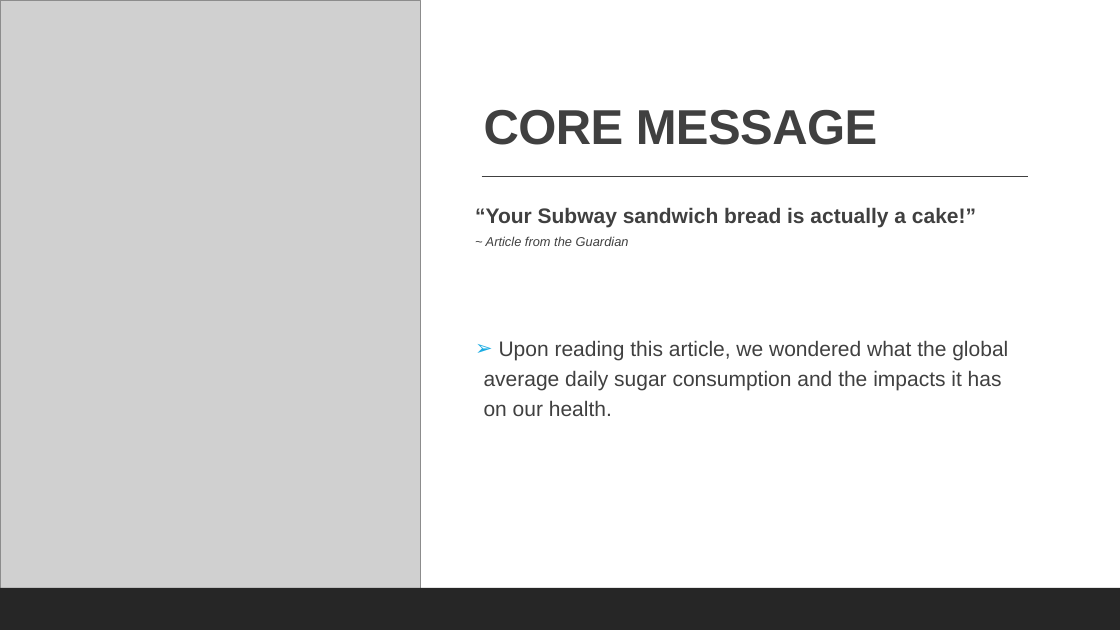
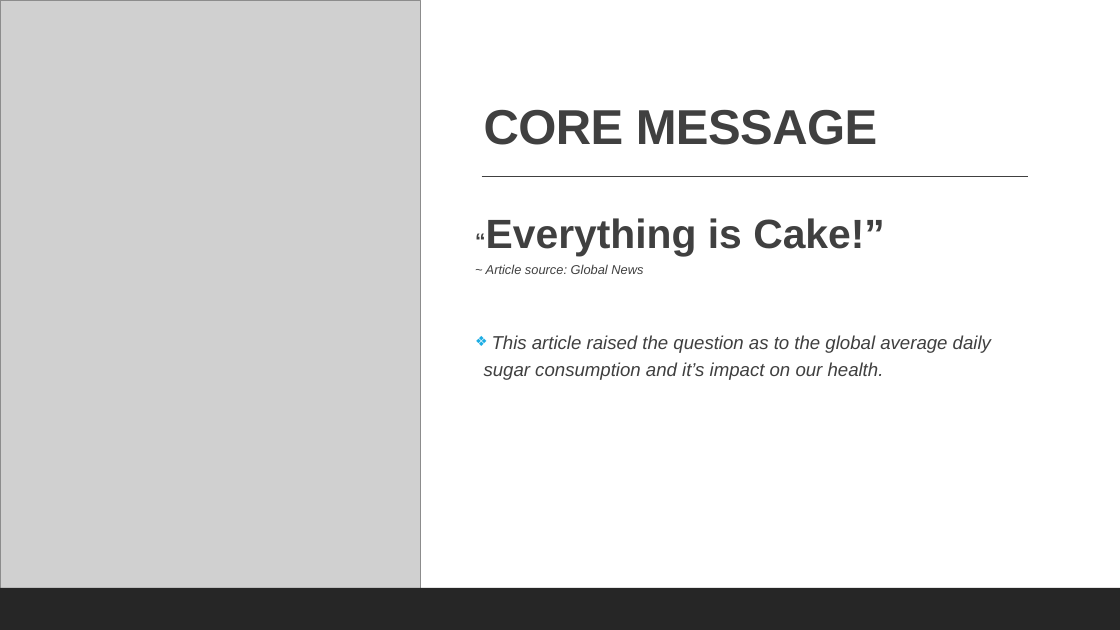
Before and after one commit to cbeachey/project1_influencers, a slide deck: slide 3 of Effects of Sugar Consumption.pptx (slide 5 before the commit). Drawn at 1120x630 pixels with LibreOffice and Linux fonts; fonts in the diff are those of the drawing; grey boxes stand for pictures. Boxes give left, top, right and bottom in pixels: in the first picture for what was removed or moved away, otherwise in the second. Text is boxed around its words. In the diff, an @@ line names an element or a change of style, - is before the commit and + after.

```diff
--- a/Effects of Sugar Consumption.pptx
+++ b/Effects of Sugar Consumption.pptx
@@ text at box(484, 218, 991, 380): text changed; size 18 to 16 pt; italic on @@
-“Your Subway sandwich bread is actually a cake!”
-~ Article from the Guardian
-➢ Upon reading this article, we wondered what the global average daily sugar consumption and the impacts it has on our health.
+“Everything is Cake!”
+~ Article source: Global News
+❖ This article raised the question as to the global average daily sugar consumption and it’s impact on our health.
```
Also in this commit, not shown: 13 other slides changed, 3 slides removed.
